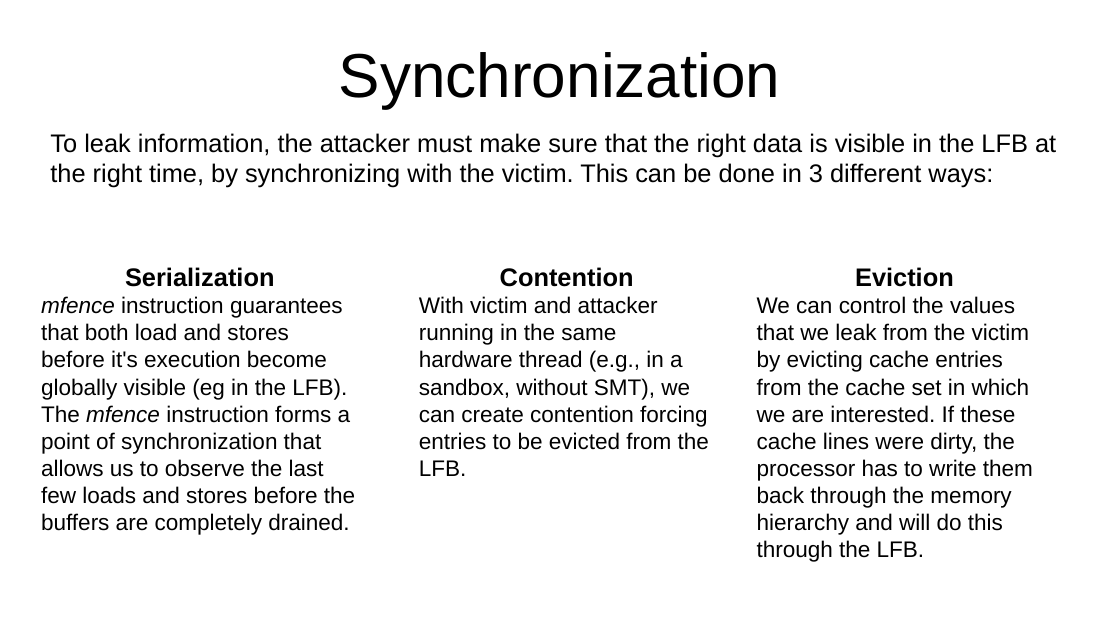
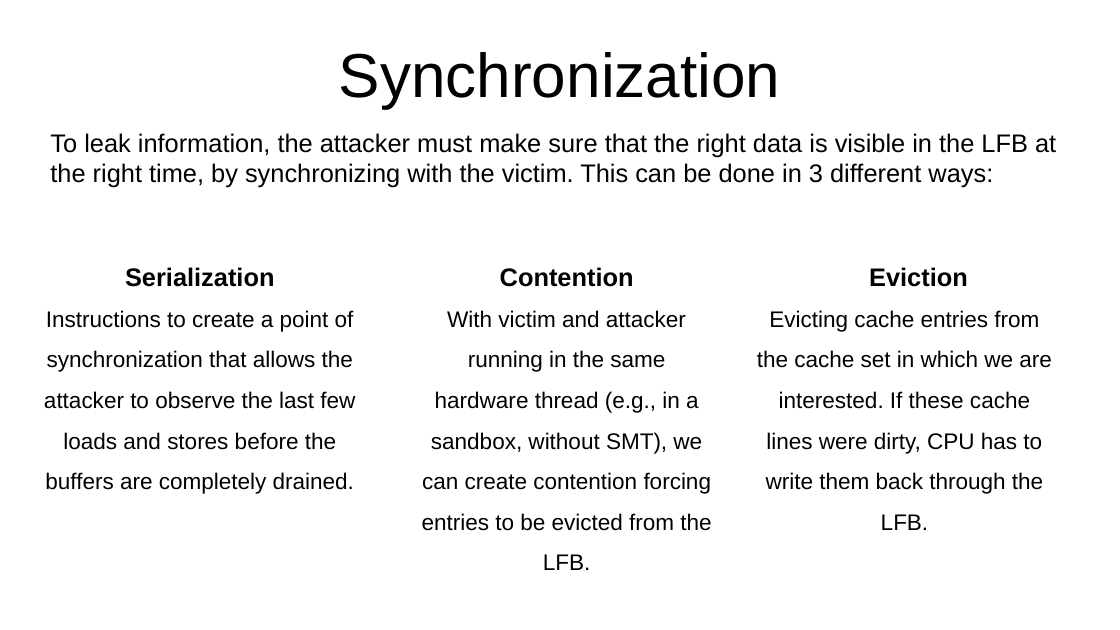
Before and after one commit to Rijndael99/hw_vulnerabilities, a slide deck: slide 6 of presentation1.pptx. Drawn at 1120x630 pixels with LibreOffice and Linux fonts; fonts in the diff are those of the drawing. Boxes give left, top, right and bottom in pixels: in the first picture for what was removed or moved away, otherwise in the second. Text is boxed around its words. In the diff, an @@ line names an element or a change of style, - is before the commit and + after.

```diff
--- a/presentation1.pptx
+++ b/presentation1.pptx
@@ text at <box>44,310,355,494</box>: text changed @@
-mfence instruction guarantees that both load and stores before it's execution become globally visible (eg in the LFB).
-The mfence instruction forms a point of synchronization that allows us to observe the last few loads and stores before the buffers are completely drained.
+Instructions to create a point of synchronization that allows the attacker to observe the last few loads and stores before the buffers are completely drained.
@@ text at <box>422,310,712,570</box>: alignment left to centre; line spacing 1 to 1.5 @@
@@ text at <box>757,310,1052,530</box>: text changed @@
-We can control the values that we leak from the victim by evicting cache entries from the cache set in which we are interested. If these cache lines were dirty, the processor has to write them back through the memory hierarchy and will do this through the LFB.
+Evicting cache entries from the cache set in which we are interested. If these cache lines were dirty, CPU has to write them back through the LFB.
```
Also in this commit, not shown: 7 other slides changed, 4 slides added.
